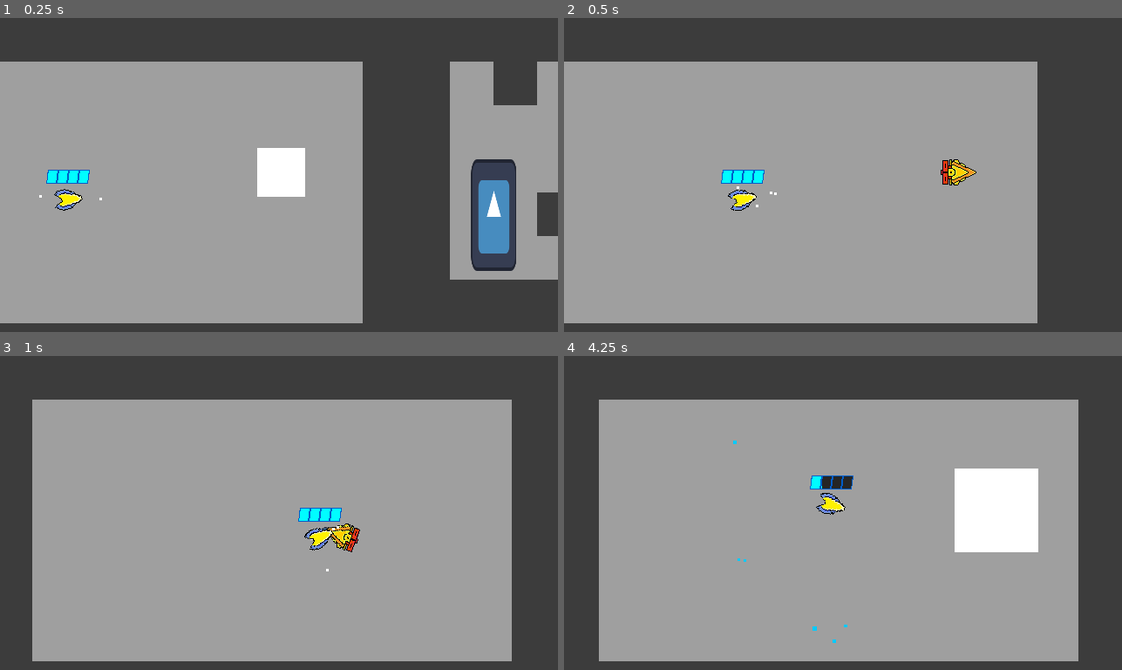
Above: before the commit, frames 1-4 (two rows, left to right).
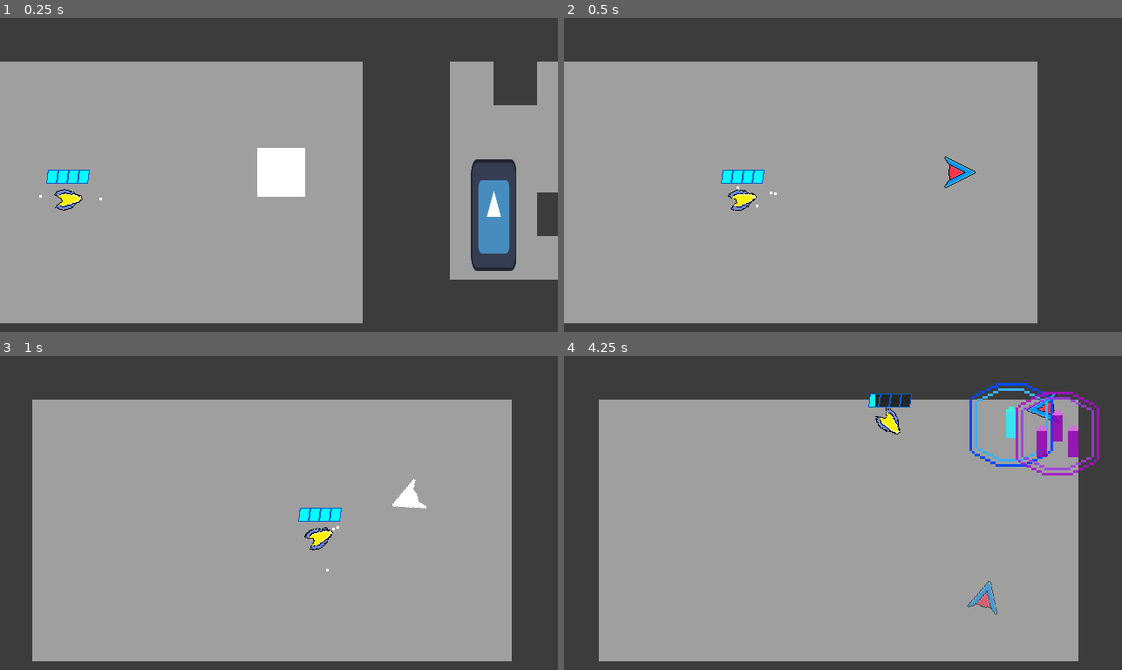
Above: after the commit, the same moments.

Repository: Nick98765432/Space-Blast
Game: Godot game, scene res://Levels/Level levels/node_2d.tscn
The game is run twice, just before and just after one commit, with the same random seed, the same clock (stepped at 60 frames per second) and the same inputs. The engine's default icon, where the game draws it, is replaced by a stand-in: a white triangle on a blue panel in a dark square. Sound files missing from this copy of the repository are replaced by a short silence.
Inputs (mouse positions are in pixels of both pictures, inside the frame that each line leads up to):
- Up to frame 1 (0.25 s): no input
- Up to frame 2 (0.5 s): no input
- Up to frame 3 (1 s): move the mouse to (401, 497) at 0.52 s; press the mouse at (401, 497) at 0.53 s; hold D (right) from 0.53 s (still down); tap Space (parry) at 0.6 s
- Up to frame 4 (4.25 s): move the mouse to (731, 528) at 1.27 s; release D (right) at 1.28 s; release the mouse at (731, 528) at 1.28 s; hold S (down) 1.28-2.03 s; click (731, 528) at 1.35 s; tap 1 (shot) at 1.55, 2.1, 3.8 s; move the mouse to (898, 443) at 2.02 s; hold D (right) 2.03-2.78 s; tap Space (parry) at 2.3 s; move the mouse to (815, 575) at 2.77 s; hold W (up) 2.78-3.53 s; right-click (815, 575) at 2.85 s; click (815, 575) at 3.05 s; move the mouse to (1010, 560) at 3.52 s; hold A (left) from 3.53 s (still down); tap 3 (fullAuto) at 3.6 s; tap R (restart) at 4.15 s

Frame 1 is identical in both runs. In frame 2, 0.3% of the frame differs, in the area x 67-74%, y 44-55%; in frame 3, 0.6%; in frame 4, 7.5%, in the area x 30-96%, y 8-92%.

Commit message:
projectile enemy brain component

Diff:
--- a/Enemies/Components/attacks.gd
+++ b/Enemies/Components/attacks.gd
@@ -97,6 +97,10 @@
 	preShoot(1)
 	sounds.shot_sfx.play()
 
+func homingShot():
+	preShoot(2)
+	sounds.shot_sfx.play()
+
 func shotgun():
 	sounds.shotgun_sfx.play()
 	var orig = parent.enemy_sprite.rotation_degrees
--- a/Enemies/Components/particles.gd
+++ b/Enemies/Components/particles.gd
@@ -2,6 +2,7 @@
 class_name Particles
 
 var parent
+@export var texture: Texture2D
 @onready var parry_tele: GPUParticles2D = $parryTele
 @onready var unparry_tele: GPUParticles2D = $unparryTele
 @onready var spawn_part: GPUParticles2D = $spawnPart
@@ -10,6 +11,7 @@
 @onready var explode_2: GPUParticles2D = $Explode2
 
 func _ready() -> void:
+	teleport.texture = texture
 	parent = get_parent()
 	teleport.set_as_top_level(true)
 	spawn_part.emitting = true
--- a/Enemies/Components/pathfinding_brain.gd
+++ b/Enemies/Components/pathfinding_brain.gd
@@ -6,6 +6,7 @@
 @export var speed: float = 1000
 @onready var line_of_sight: RayCast2D = $lineOfSight
 @onready var sight_timer: Timer = $sightTimer
+@onready var path_finding: NavigationAgent2D = $pathfinding
 
 
 func _ready() -> void:
@@ -19,14 +20,14 @@
 	line_of_sight.force_raycast_update()
 
 func makePath():
-	$pathfinding.target_position = player.global_position
+	path_finding.target_position = player.global_position
 
 func _on_sight_timer_timeout() -> void:
 	makePath()
 
 func moveTowardsPath():
-	parent.enemy_sprite.look_at($pathfinding.get_next_path_position())
-	var dir = to_local($pathfinding.get_next_path_position()).normalized()
+	parent.enemy_sprite.look_at(path_finding.get_next_path_position())
+	var dir = to_local(path_finding.get_next_path_position()).normalized()
 	parent.velocity += (speed) * dir * get_physics_process_delta_time()
 	if parent.global_position.distance_to(player.global_position) < 3:
 		parent.velocity += (speed) * dir * get_physics_process_delta_time() * 50
--- /dev/null
+++ b/Enemies/Components/proj_brain.gd
@@ -0,0 +1,49 @@
+extends Node2D
+class_name projBrain
+
+var parent
+var player
+var sideDir = 90
+var movementDir
+var state = 1
+@export var speed = 500
+
+func _ready() -> void:
+	await get_tree().create_timer(0.01).timeout
+	parent = get_parent()
+	player = get_parent().player
+
+func move():
+	var delta = get_physics_process_delta_time()
+	movementDir = to_local(player.global_position).normalized()
+	parent.velocity += (movementDir * speed * delta).rotated(deg_to_rad(sideDir))
+	if state == 1:
+		parent.velocity += movementDir * speed * delta
+		if parent.global_position.distance_to(player.global_position) < 100:
+			if $stateChange.time_left <= 0:
+				$stateChange.start()
+	if state == 2:
+		parent.velocity -= movementDir * speed * delta
+		if parent.global_position.distance_to(player.global_position) > 100:
+			if $stateChange.time_left <= 0:
+				$stateChange.start()
+
+	parent.velocity *= 0.85
+	parent.move_and_slide()
+
+func _on_dir_timer_timeout() -> void:
+	changeDir()
+
+func changeDir():
+	if randi_range(0,1) == 0:
+		sideDir = 90
+	else:
+		sideDir = 270
+
+func _on_state_change_timeout() -> void:
+	if state == 1:
+		if global_position.distance_to(player.global_position) < 100:
+			state = 2
+	if state == 2:
+		if global_position.distance_to(player.global_position) > 100:
+			state = 1
--- /dev/null
+++ b/Enemies/Components/proj_brain.tscn
@@ -0,0 +1,17 @@
+[gd_scene load_steps=2 format=3 uid="uid://cbu1xieqaka4t"]
+
+[ext_resource type="Script" path="res://Enemies/Components/proj_brain.gd" id="1_egj0v"]
+
+[node name="projBrain" type="Node2D"]
+script = ExtResource("1_egj0v")
+
+[node name="dirTimer" type="Timer" parent="."]
+wait_time = 2.0
+autostart = true
+
+[node name="stateChange" type="Timer" parent="."]
+wait_time = 1.5
+one_shot = true
+
+[connection signal="timeout" from="dirTimer" to="." method="_on_dir_timer_timeout"]
+[connection signal="timeout" from="stateChange" to="." method="_on_state_change_timeout"]
--- a/Enemies/Scenes/AceMan.tscn
+++ b/Enemies/Scenes/AceMan.tscn
@@ -69,6 +69,7 @@
 [node name="Attacks" parent="." instance=ExtResource("5_j7rat")]
 
 [node name="Particles" parent="." instance=ExtResource("6_y7puy")]
+texture = ExtResource("1_fmwx1")
 
 [node name="pathfindingBrain" parent="." instance=ExtResource("8_036vt")]
 speed = 2000.0
--- a/Enemies/Scenes/teleGuy.tscn
+++ b/Enemies/Scenes/teleGuy.tscn
@@ -1,13 +1,12 @@
-[gd_scene load_steps=27 format=3 uid="uid://besa8sh5wvqpr"]
+[gd_scene load_steps=12 format=3 uid="uid://besa8sh5wvqpr"]
 
 [ext_resource type="Script" path="res://Enemies/tele_guy.gd" id="1_a0x31"]
 [ext_resource type="Texture2D" uid="uid://ic5rmg46vvx2" path="res://Enemies/Sprites and Assets/teleGuy.png" id="2_y7c74"]
+[ext_resource type="PackedScene" uid="uid://c06hquc6cp2ot" path="res://Enemies/Components/sounds.tscn" id="3_0dtta"]
 [ext_resource type="Script" path="res://Enemies/health.gd" id="3_73vox"]
-[ext_resource type="Texture2D" uid="uid://b3ct4sarc83iu" path="res://Enemies/attacks/Sprites and assets/parriable.png" id="3_kavix"]
-[ext_resource type="Texture2D" uid="uid://bptlyltdkkd46" path="res://Enemies/Sprites and Assets/Explode.png" id="4_yao72"]
-[ext_resource type="AudioStream" uid="uid://bqc34322q7ufl" path="res://Sounds/SFX/beep.wav" id="5_2a8xu"]
-[ext_resource type="AudioStream" uid="uid://bhlrdaxayfawi" path="res://Sounds/SFX/shoot - V-ktor.wav" id="6_yxst8"]
-[ext_resource type="AudioStream" uid="uid://dny2jn0axu2qu" path="res://Sounds/SFX/outroelison__teleport.wav" id="7_rx4yk"]
+[ext_resource type="PackedScene" uid="uid://cp1xd2tlpbi6t" path="res://Enemies/Components/particles.tscn" id="4_5sh86"]
+[ext_resource type="PackedScene" uid="uid://vk8r8f8b2e7x" path="res://Enemies/Components/attacks.tscn" id="6_nsamm"]
+[ext_resource type="PackedScene" uid="uid://cbu1xieqaka4t" path="res://Enemies/Components/proj_brain.tscn" id="9_j3stn"]
 
 [sub_resource type="Shader" id="Shader_u0n1h"]
 code = "shader_type canvas_item;
@@ -33,80 +32,6 @@
 
 [sub_resource type="CircleShape2D" id="CircleShape2D_lkgh1"]
 
-[sub_resource type="Curve" id="Curve_60t4k"]
-_data = [Vector2(0, 1), 0.0, 0.0, 0, 0, Vector2(0.56338, 1), 0.0, 0.0, 0, 0, Vector2(1, 0), 0.0, 0.0, 0, 0]
-point_count = 3
-
-[sub_resource type="CurveTexture" id="CurveTexture_oaupe"]
-curve = SubResource("Curve_60t4k")
-
-[sub_resource type="ParticleProcessMaterial" id="ParticleProcessMaterial_acgrp"]
-particle_flag_disable_z = true
-emission_shape_offset = Vector3(10, -3, 0)
-gravity = Vector3(0, 0, 0)
-alpha_curve = SubResource("CurveTexture_oaupe")
-
-[sub_resource type="Curve" id="Curve_c462u"]
-_data = [Vector2(0, 1), 0.0, 0.0, 0, 0, Vector2(1, 0), 0.0, 0.0, 0, 0]
-point_count = 2
-
-[sub_resource type="CurveTexture" id="CurveTexture_mdccn"]
-curve = SubResource("Curve_c462u")
-
-[sub_resource type="ParticleProcessMaterial" id="ParticleProcessMaterial_fk58s"]
-particle_flag_disable_z = true
-gravity = Vector3(0, 0, 0)
-scale_min = 100.0
-scale_max = 100.0
-scale_curve = SubResource("CurveTexture_mdccn")
-
-[sub_resource type="CanvasItemMaterial" id="CanvasItemMaterial_m4vkd"]
-particles_animation = true
-particles_anim_h_frames = 12
-particles_anim_v_frames = 1
-particles_anim_loop = false
-
-[sub_resource type="Curve" id="Curve_qlotv"]
-_data = [Vector2(0.028169, 1), 0.0, 0.0, 0, 0, Vector2(0.535211, 1), 0.0, 0.0, 0, 0, Vector2(1, 0), 0.0, 0.0, 0, 0]
-point_count = 3
-
-[sub_resource type="CurveTexture" id="CurveTexture_w4yih"]
-curve = SubResource("Curve_qlotv")
-
-[sub_resource type="ParticleProcessMaterial" id="ParticleProcessMaterial_y6144"]
-particle_flag_disable_z = true
-emission_shape = 1
-emission_sphere_radius = 45.0
-gravity = Vector3(0, 0, 0)
-alpha_curve = SubResource("CurveTexture_w4yih")
-anim_speed_min = 1.0
-anim_speed_max = 1.0
-
-[sub_resource type="ParticleProcessMaterial" id="ParticleProcessMaterial_vhear"]
-particle_flag_disable_z = true
-spread = 180.0
-initial_velocity_min = 484.85
-initial_velocity_max = 621.21
-gravity = Vector3(0, 0, 0)
-scale_min = 3.0
-scale_max = 5.0
-
-[sub_resource type="Curve" id="Curve_24kuk"]
-_data = [Vector2(0.056338, 1), 0.0, 0.0, 0, 0, Vector2(1, 0), 0.0, 0.0, 0, 0]
-point_count = 2
-
-[sub_resource type="CurveTexture" id="CurveTexture_gf77r"]
-curve = SubResource("Curve_24kuk")
-
-[sub_resource type="ParticleProcessMaterial" id="ParticleProcessMaterial_o4ovt"]
-particle_flag_disable_z = true
-angle_min = 1.07288e-05
-angle_max = 1.07288e-05
-gravity = Vector3(0, 0, 0)
-alpha_curve = SubResource("CurveTexture_gf77r")
-hue_variation_min = -2.23517e-08
-hue_variation_max = -2.23517e-08
-
 [sub_resource type="CircleShape2D" id="CircleShape2D_3oae3"]
 radius = 19.0
 
@@ -125,54 +50,6 @@
 [node name="wall collisions" type="CollisionShape2D" parent="."]
 shape = SubResource("CircleShape2D_lkgh1")
 
-[node name="parryTele" type="GPUParticles2D" parent="."]
-z_index = 1
-emitting = false
-amount = 1
-process_material = SubResource("ParticleProcessMaterial_acgrp")
-texture = ExtResource("3_kavix")
-lifetime = 0.5
-one_shot = true
-
-[node name="spawnPart" type="GPUParticles2D" parent="."]
-emitting = false
-amount = 1
-process_material = SubResource("ParticleProcessMaterial_fk58s")
-lifetime = 0.5
-one_shot = true
-
-[node name="Explode1" type="GPUParticles2D" parent="."]
-material = SubResource("CanvasItemMaterial_m4vkd")
-emitting = false
-amount = 3
-process_material = SubResource("ParticleProcessMaterial_y6144")
-texture = ExtResource("4_yao72")
-one_shot = true
-explosiveness = 1.0
-
-[node name="Explode2" type="GPUParticles2D" parent="."]
-self_modulate = Color(1, 0.760784, 0, 1)
-emitting = false
-amount = 40
-process_material = SubResource("ParticleProcessMaterial_vhear")
-one_shot = true
-explosiveness = 1.0
-
-[node name="Teleport" type="GPUParticles2D" parent="."]
-emitting = false
-amount = 1
-process_material = SubResource("ParticleProcessMaterial_o4ovt")
-texture = ExtResource("2_y7c74")
-one_shot = true
-
-[node name="dirTimer" type="Timer" parent="."]
-wait_time = 2.0
-autostart = true
-
-[node name="stateChange" type="Timer" parent="."]
-wait_time = 1.5
-one_shot = true
-
 [node name="shotCool" type="Timer" parent="."]
 wait_time = 1.5
 one_shot = true
@@ -182,22 +59,17 @@
 [node name="CollisionShape2D" type="CollisionShape2D" parent="hitbox"]
 shape = SubResource("CircleShape2D_3oae3")
 
-[node name="Sounds" type="Node2D" parent="."]
+[node name="Sounds" parent="." instance=ExtResource("3_0dtta")]
 
-[node name="beep" type="AudioStreamPlayer" parent="Sounds"]
-stream = ExtResource("5_2a8xu")
-
-[node name="shootSFX" type="AudioStreamPlayer" parent="Sounds"]
-stream = ExtResource("6_yxst8")
-
-[node name="teleportSFX" type="AudioStreamPlayer" parent="Sounds"]
-stream = ExtResource("7_rx4yk")
-volume_db = 6.0
+[node name="Particles" parent="." instance=ExtResource("4_5sh86")]
+texture = ExtResource("2_y7c74")
 
 [node name="healthHandler" type="Node2D" parent="."]
 script = ExtResource("3_73vox")
 health = 8.0
 
-[connection signal="timeout" from="dirTimer" to="." method="_on_dir_timer_timeout"]
-[connection signal="timeout" from="stateChange" to="." method="_on_state_change_timeout"]
+[node name="Attacks" parent="." instance=ExtResource("6_nsamm")]
+
+[node name="projBrain" parent="." instance=ExtResource("9_j3stn")]
+
 [connection signal="timeout" from="shotCool" to="." method="_on_shot_cool_timeout"]
--- a/Enemies/tele_guy.gd
+++ b/Enemies/tele_guy.gd
@@ -1,54 +1,27 @@
 extends CharacterBody2D
 
 var dead = false
-var speed = 500
-var movementDir
-var sideDir = 90
-var state = 1
 var isParryable: bool = false
 var shot : PackedScene = preload("res://Enemies/attacks/enemy energy blast.tscn")
 @export var player: Player
 @onready var enemy_sprite: Sprite2D = $enemySprite
-@onready var dir_timer: Timer = $dirTimer
 @onready var shot_cool: Timer = $shotCool
-@onready var parry_tele: GPUParticles2D = $parryTele
 @onready var health_handler: healthHandler = $healthHandler
-@onready var teleport: GPUParticles2D = $Teleport
-@onready var beep: AudioStreamPlayer = $Sounds/beep
-@onready var shoot_sfx: AudioStreamPlayer = $Sounds/shootSFX
-@onready var teleport_sfx: AudioStreamPlayer = $Sounds/teleportSFX
+@onready var sounds: Sounds = $Sounds
+@onready var particles: Particles = $Particles
+@onready var attacks: AttacksComp = $Attacks
+@onready var proj_brain: projBrain = $projBrain
 
-
-
-func _ready() -> void:
-	$spawnPart.emitting = true
-	teleport.set_as_top_level(true)
-	changeDir()
 
 
 func _physics_process(delta: float) -> void:
 	if not dead:
 		await get_tree().create_timer(0.5).timeout
-		movementDir = to_local(player.global_position).normalized()
 		enemy_sprite.look_at(player.global_position)
-		parry_tele.rotation = enemy_sprite.rotation
 		#shoots at player and moves to it. no pathfinding needed cause teleports
 		if shot_cool.time_left <= 0:
 			shot_cool.start()
-		if state == 1:
-			velocity += movementDir * speed * delta
-			if global_position.distance_to(player.global_position) < 100:
-				if $stateChange.time_left <= 0:
-					$stateChange.start()
-		if state == 2:
-			velocity -= movementDir * speed * delta
-			velocity += (movementDir * speed * delta).rotated(deg_to_rad(sideDir))
-			if global_position.distance_to(player.global_position) > 100:
-				if $stateChange.time_left <= 0:
-					$stateChange.start()
-
-		velocity *= 0.85
-		move_and_slide()
+		proj_brain.move()
 
 
 func shoot(type):
@@ -60,55 +33,23 @@
 		energy.global_position = global_position
 		get_tree().get_root().add_child(energy)
 
-func changeDir():
-	if randi_range(0,1) == 0:
-		sideDir = 90
-	else:
-		sideDir = 270
 
-func _on_dir_timer_timeout() -> void:
-	changeDir()
 
-func _on_state_change_timeout() -> void:
-	if state == 1:
-		if global_position.distance_to(player.global_position) < 100:
-			state = 2
-	if state == 2:
-		if global_position.distance_to(player.global_position) > 100:
-			state = 1
 
 func _on_shot_cool_timeout() -> void:
 	if dead == false:
 		while player.targeted:
 			await get_tree().create_timer(0.25).timeout
 		player.targeted = true
-		parry_tele.restart()
-		beep.play()
+		attacks.telegraph()
 		await get_tree().create_timer(0.2).timeout
 		player.targeted = false
 		if randi_range(0, 1) == 1:
-			tele()
+			attacks.tele()
 			await get_tree().create_timer(0.5).timeout
-		shoot(2)
+		attacks.homingShot()
 		enemy_sprite.rotate(deg_to_rad(45))
 		for i in 2:
-			shoot(1)
+			attacks.homingShot()
 			enemy_sprite.rotate(deg_to_rad(-90))
-		shoot_sfx.play()
 		enemy_sprite.look_at(player.global_position)
-
-
-func telePart():
-	teleport.global_position = global_position
-	teleport.process_material.angle_min = -enemy_sprite.rotation_degrees
-	teleport.process_material.angle_max = -enemy_sprite.rotation_degrees
-	teleport.restart()
-
-func tele():
-	telePart()
-	teleport_sfx.play()
-	global_position = player.global_position
-	enemy_sprite.rotation_degrees = randf_range(-180, 180)
-	velocity = enemy_sprite.transform.x * 6000
-	move_and_slide()
-	velocity = Vector2.ZERO
--- a/Levels/Level levels/node_2d.tscn
+++ b/Levels/Level levels/node_2d.tscn
@@ -305,7 +305,8 @@
 
 [node name="Spawner41" parent="." node_paths=PackedStringArray("player") instance=ExtResource("5_mnti6")]
 position = Vector2(-144, 177)
-type = 9
+extraHealth = true
+type = 4
 player = NodePath("../Player")
 
 [node name="Spawner14" parent="." node_paths=PackedStringArray("player") instance=ExtResource("5_mnti6")]
